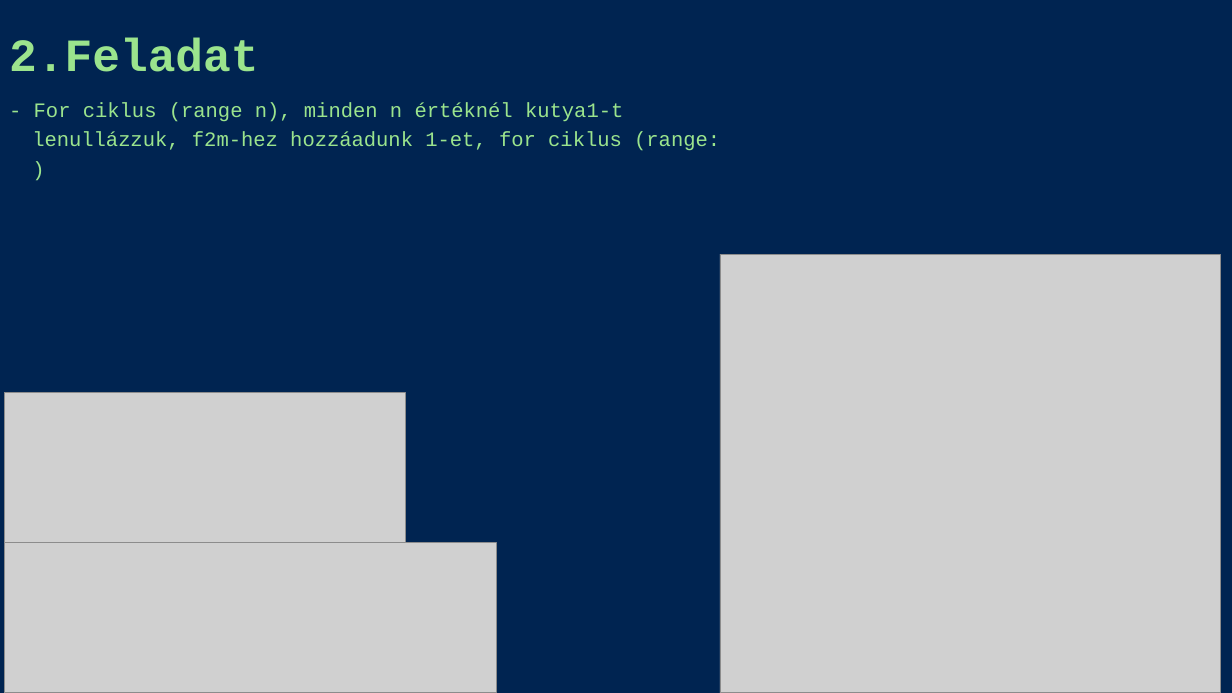
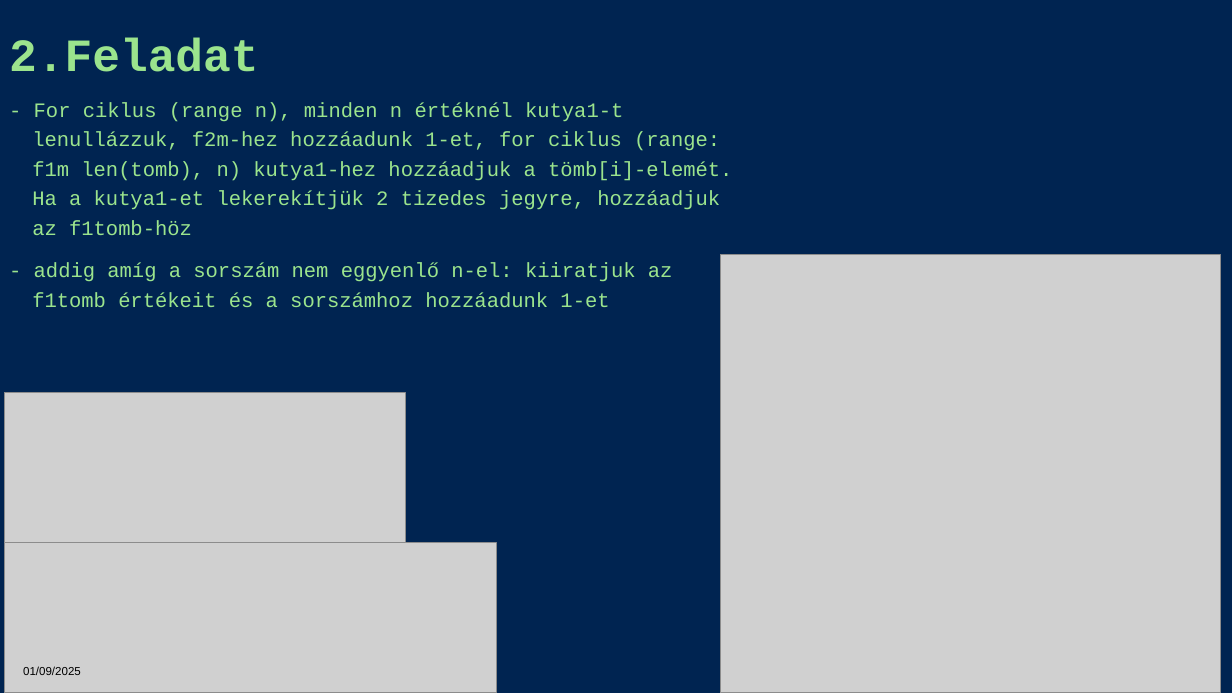
Before and after one commit to PapAdamCkik/IKTProjekt_PA_HA, a slide deck: slide 7 of ppt.pptx. Drawn at 1232x693 pixels with LibreOffice and Linux fonts; fonts in the diff are those of the drawing; grey boxes stand for pictures. Boxes give left, top, right and bottom in pixels: in the first picture for what was removed or moved away, otherwise in the second. Text is boxed around its words. In the diff, an @@ line names an element or a change of style, - is before the commit and + after.

```diff
--- a/ppt.pptx
+++ b/ppt.pptx
@@ text at (32,102,732,308): text changed @@
-- For ciklus (range n), minden n értéknél kutya1-t lenullázzuk, f2m-hez hozzáadunk 1-et, for ciklus (range: )
+- For ciklus (range n), minden n értéknél kutya1-t lenullázzuk, f2m-hez hozzáadunk 1-et, for ciklus (range: f1m len(tomb), n) kutya1-hez hozzáadjuk a tömb[i]-elemét. Ha a kutya1-et lekerekítjük 2 tizedes jegyre, hozzáadjuk az f1tomb-höz
+- addig amíg a sorszám nem eggyenlő n-el: kiiratjuk az f1tomb értékeit és a sorszámhoz hozzáadunk 1-et
@@ text added at (23,666,81,675), 9 pt, text #000000 @@
+01/09/2025
```
Also in this commit, not shown: 7 other slides changed, 1 slide added, 1 slide removed.
